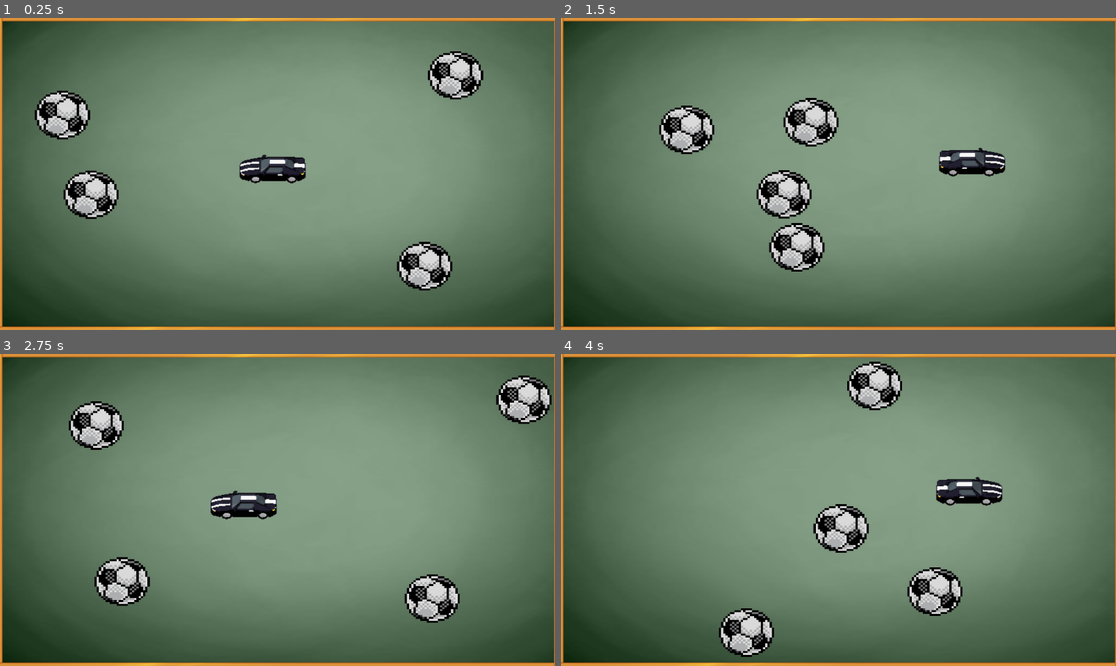
Above: before the commit, frames 1-4 (two rows, left to right).
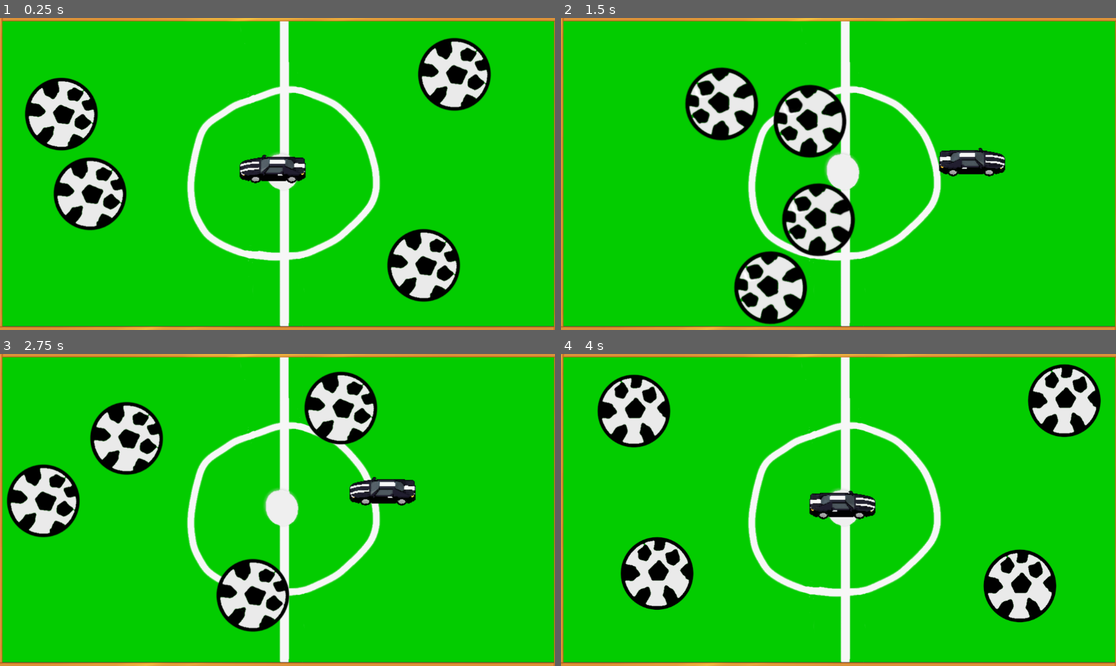
Above: after the commit, the same moments.

Repository: Pablitodmd-Dev/InkRush
Game: Godot game, scene res://Scenes/Microgames/Dodge the balls/Dodge.tscn
Same seed, same stepped clock (60 frames per second), same inputs: the game is played once before the commit and once after it. This scene is started directly instead of the project's main scene.
Inputs:
- Up to frame 1 (0.25 s): no input
- Up to frame 2 (1.5 s): hold Right (right) from 0.53 s (still down); tap Up (ui_up) at 0.77 s
- Up to frame 3 (2.75 s): tap Up (ui_up) at 1.52 s; release Right (right) at 2.03 s; hold Left (left) from 2.03 s (still down)
- Up to frame 4 (4 s): release Left (left) at 2.78 s; hold Right (right) from 2.78 s (still down); tap Up (ui_up) at 3.02, 3.77 s

The runs differ from the first frame. In frame 1, 95% of the frame differs, in the area x 0-100%, y 0-99%; in frame 2, 96%; in frame 3, 97%; in frame 4, 97%.

Commit message:
new design for dodge balls and last lesson games

Diff:
--- a/Scenes/Microgames/Dodge the balls/Dodge.tscn
+++ b/Scenes/Microgames/Dodge the balls/Dodge.tscn
@@ -1,6 +1,6 @@
 [gd_scene format=3 uid="uid://cxam3ngwtb62y"]
 
-[ext_resource type="Texture2D" uid="uid://cookypqhpxm77" path="res://Assets/Microgames/Dodge the balls/2.png" id="1_cb7e8"]
+[ext_resource type="Texture2D" uid="uid://30d301veeai3" path="res://Assets/Microgames/Dodge the balls/pitch.png" id="1_cb7e8"]
 [ext_resource type="Texture2D" uid="uid://cuj4sc5ludvk6" path="res://Assets/Microgames/Dodge the balls/border5.png" id="2_mikc2"]
 [ext_resource type="PackedScene" uid="uid://c28svxpc8086h" path="res://Scenes/Microgames/Dodge the balls/ball.tscn" id="3_66v0l"]
 [ext_resource type="PackedScene" uid="uid://bctyxbdlbgruh" path="res://Scenes/Microgames/Dodge the balls/player_car.tscn" id="4_ctq5k"]
@@ -22,8 +22,8 @@
 
 [node name="background" type="Sprite2D" parent="." unique_id=854340734]
 z_index = -1
-position = Vector2(5.5, 1.0000081)
-scale = Vector2(9.0078125, 5.0625)
+position = Vector2(8.500046, -0.50001144)
+scale = Vector2(0.9973959, 0.9799383)
 texture = ExtResource("1_cb7e8")
 
 [node name="NinePatchRect" type="NinePatchRect" parent="." unique_id=625252371]
--- a/Scenes/Microgames/Dodge the balls/ball.tscn
+++ b/Scenes/Microgames/Dodge the balls/ball.tscn
@@ -1,27 +1,62 @@
 [gd_scene format=3 uid="uid://c28svxpc8086h"]
 
-[ext_resource type="Texture2D" uid="uid://hujsmg2gjhcr" path="res://Assets/Microgames/Dodge the balls/ball.png" id="1_d60mj"]
 [ext_resource type="Script" uid="uid://d34giyq3q4fj8" path="res://Scripts/Dodge the ball/ball.gd" id="1_ij5cq"]
+[ext_resource type="Texture2D" uid="uid://cv074dhb05382" path="res://Assets/Microgames/Dodge the balls/balls.png" id="2_pb28p"]
+
+[sub_resource type="AtlasTexture" id="AtlasTexture_ujypr"]
+atlas = ExtResource("2_pb28p")
+region = Rect2(0, 0, 165, 160)
+
+[sub_resource type="AtlasTexture" id="AtlasTexture_mulwc"]
+atlas = ExtResource("2_pb28p")
+region = Rect2(165, 0, 165, 160)
+
+[sub_resource type="AtlasTexture" id="AtlasTexture_rijlf"]
+atlas = ExtResource("2_pb28p")
+region = Rect2(0, 160, 165, 160)
+
+[sub_resource type="AtlasTexture" id="AtlasTexture_jsx8a"]
+atlas = ExtResource("2_pb28p")
+region = Rect2(165, 160, 165, 160)
+
+[sub_resource type="SpriteFrames" id="SpriteFrames_1ji7f"]
+animations = [{
+"frames": [{
+"duration": 1.0,
+"texture": SubResource("AtlasTexture_ujypr")
+}, {
+"duration": 1.0,
+"texture": SubResource("AtlasTexture_mulwc")
+}, {
+"duration": 1.0,
+"texture": SubResource("AtlasTexture_rijlf")
+}, {
+"duration": 1.0,
+"texture": SubResource("AtlasTexture_jsx8a")
+}],
+"loop": true,
+"name": &"default",
+"speed": 5.0
+}]
 
 [sub_resource type="CircleShape2D" id="CircleShape2D_d60mj"]
-radius = 56.142673
+radius = 77.10383
 
 [sub_resource type="CircleShape2D" id="CircleShape2D_ij5cq"]
-radius = 56.0
+radius = 78.025635
 
 [node name="Ball" type="CharacterBody2D" unique_id=1973790165]
 script = ExtResource("1_ij5cq")
 
+[node name="AnimatedSprite2D" type="AnimatedSprite2D" parent="." unique_id=271678691]
+sprite_frames = SubResource("SpriteFrames_1ji7f")
+autoplay = "default"
+
 [node name="CollisionShape2D" type="CollisionShape2D" parent="." unique_id=709284245]
 shape = SubResource("CircleShape2D_d60mj")
-
-[node name="Sprite2D" type="Sprite2D" parent="." unique_id=427130059]
-position = Vector2(-1.2500013, 2.0781271)
-scale = Vector2(0.4403846, 0.38723856)
-texture = ExtResource("1_d60mj")
 
 [node name="Area2D" type="Area2D" parent="." unique_id=1425197887]
 
 [node name="CollisionShape2D" type="CollisionShape2D" parent="Area2D" unique_id=453399019 groups=["balls"]]
-position = Vector2(-1, 1)
+position = Vector2(2, -1)
 shape = SubResource("CircleShape2D_ij5cq")
--- a/Scenes/Microgames/The Last Lesson/main.tscn
+++ b/Scenes/Microgames/The Last Lesson/main.tscn
@@ -1,9 +1,8 @@
 [gd_scene format=3 uid="uid://cvdyq2c15p5sb"]
 
-[ext_resource type="Texture2D" uid="uid://cvkeo6otut3et" path="res://Assets/Microgames/The Last Lesson/board.png" id="1_1v6we"]
 [ext_resource type="Script" uid="uid://lvqunhtlfrck" path="res://Scripts/The Last Lesson/main.gd" id="1_1x5l5"]
+[ext_resource type="Texture2D" uid="uid://ct58kla06v8x6" path="res://Assets/Microgames/The Last Lesson/class.png" id="2_km0gw"]
 [ext_resource type="FontFile" uid="uid://c4ufv7q5kmc4m" path="res://Assets/Microgames/The Last Lesson/Chalk Board.ttf" id="3_be52o"]
-[ext_resource type="Texture2D" uid="uid://bkjvq36osartd" path="res://Assets/Microgames/The Last Lesson/floor.jpg" id="3_km0gw"]
 
 [sub_resource type="Theme" id="Theme_0b0pj"]
 Button/fonts/font = ExtResource("3_be52o")
@@ -12,16 +11,16 @@
 script = ExtResource("1_1x5l5")
 
 [node name="Sprite2D" type="Sprite2D" parent="." unique_id=139576642]
-position = Vector2(579.5, 500.375)
-scale = Vector2(0.7448052, 0.67613643)
-texture = ExtResource("1_1v6we")
+position = Vector2(589.24994, 328.5)
+scale = Vector2(1.0299479, 1.0077161)
+texture = ExtResource("2_km0gw")
 
 [node name="Question" type="Label" parent="." unique_id=1765013804]
 unique_name_in_owner = true
-offset_left = 93.0
-offset_top = 236.0
-offset_right = 311.0
-offset_bottom = 298.0
+offset_left = 178.0
+offset_top = 184.0
+offset_right = 371.0
+offset_bottom = 246.0
 theme_override_fonts/font = ExtResource("3_be52o")
 theme_override_font_sizes/font_size = 35
 text = "Loading Question...."
@@ -29,51 +28,34 @@
 
 [node name="optionA" type="Button" parent="." unique_id=2007357918]
 unique_name_in_owner = true
-offset_left = 134.0
-offset_top = 340.0
-offset_right = 215.0
-offset_bottom = 385.0
+offset_left = 219.0
+offset_top = 310.0
+offset_right = 300.0
+offset_bottom = 358.0
 theme = SubResource("Theme_0b0pj")
 theme_override_font_sizes/font_size = 28
 text = "A"
 
 [node name="optionB" type="Button" parent="." unique_id=1660201937]
 unique_name_in_owner = true
-offset_left = 314.0
-offset_top = 339.0
-offset_right = 397.0
-offset_bottom = 384.0
+offset_left = 385.0
+offset_top = 312.0
+offset_right = 468.0
+offset_bottom = 360.0
 theme_override_fonts/font = ExtResource("3_be52o")
 theme_override_font_sizes/font_size = 28
 text = "B"
 
 [node name="optionC" type="Button" parent="." unique_id=1573178579]
 unique_name_in_owner = true
-offset_left = 489.0
-offset_top = 336.0
-offset_right = 574.0
-offset_bottom = 385.0
+offset_left = 545.0
+offset_top = 313.0
+offset_right = 630.0
+offset_bottom = 362.0
 theme_override_fonts/font = ExtResource("3_be52o")
 theme_override_font_sizes/font_size = 28
 text = "C"
 
-[node name="CanvasLayer" type="CanvasLayer" parent="." unique_id=1765875580]
-layer = -1
-
-[node name="ColorRect" type="ColorRect" parent="CanvasLayer" unique_id=1465071823]
-z_index = -6
-offset_right = 1151.0
-offset_bottom = 557.0
-color = Color(0.17254902, 0.24313726, 0.3137255, 1)
-metadata/_edit_lock_ = true
-
-[node name="Floor" type="Sprite2D" parent="." unique_id=1049847543]
-z_index = -1
-position = Vector2(573, 853)
-scale = Vector2(1.5774456, 0.71467394)
-texture = ExtResource("3_km0gw")
-metadata/_edit_lock_ = true
-
 [connection signal="pressed" from="optionA" to="." method="_on_option_a_pressed"]
 [connection signal="pressed" from="optionB" to="." method="_on_option_b_pressed"]
 [connection signal="pressed" from="optionC" to="." method="_on_option_c_pressed"]
--- a/Scripts/The Last Lesson/main.gd
+++ b/Scripts/The Last Lesson/main.gd
@@ -31,12 +31,12 @@
 	checkAnswer(questions[index].answers[2].values()[0])
 
 func checkAnswer(valor):
-	if correctAnswer>=1:
-		print('Ganaste')
+	if correctAnswer>=5:
+		#print('Ganaste')
 		get_tree().quit()
 	else:
 		if valor == "true":
-			print("bien")
+			#print("bien")
 			correctAnswer+=1
 			questions.pop_at(index)
 			newQuestion()
Binary file removed: Assets/Microgames/Dodge the balls/2.png
Not shown, removed: Assets/Microgames/Dodge the balls/2.png.import
Binary file removed: Assets/Microgames/Dodge the balls/ball.png
Binary file added: Assets/Microgames/Dodge the balls/balls.png
Not shown, changed: Assets/Microgames/Dodge the balls/balls.png.import
Binary file added: Assets/Microgames/Dodge the balls/pitch.png
Not shown, changed: Assets/Microgames/Dodge the balls/pitch.png.import
Binary file removed: Assets/Microgames/The Last Lesson/board.png
Binary file added: Assets/Microgames/The Last Lesson/class.png
Not shown, changed: Assets/Microgames/The Last Lesson/class.png.import
Not shown, changed: Assets/Microgames/The Last Lesson/questionsAnswers.txt
